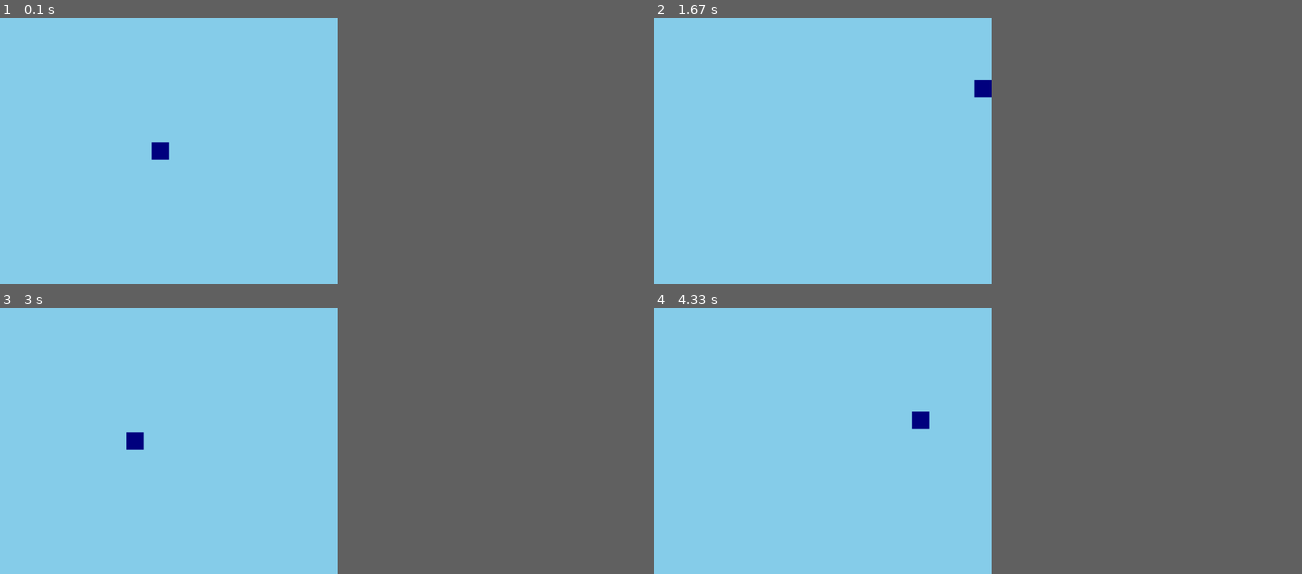
Above: before the commit, frames 1-4 (two rows, left to right).
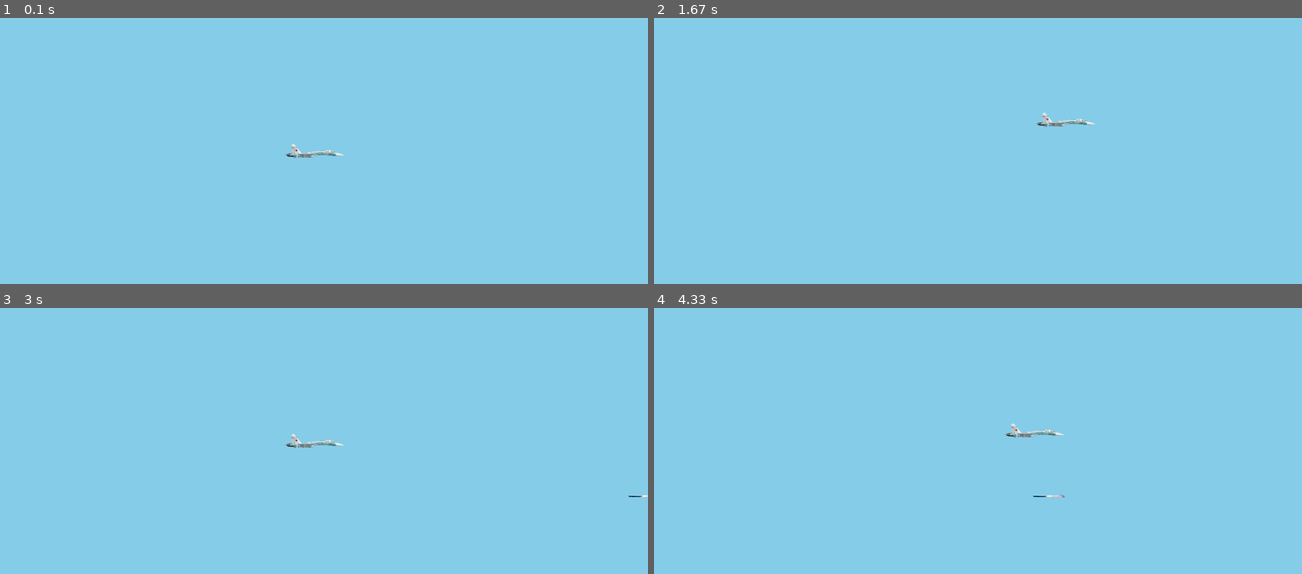
Above: after the commit, the same moments.

Repository: Fort66/Group_9_2_24_6
Game: pygame game, started from Pygame/dogfight/main.py
The game is run twice, just before and just after one commit, with the same random seed, the same clock (stepped at 60 frames per second) and the same inputs.
Inputs:
- Up to frame 1 (0.1 s): no input
- Up to frame 2 (1.67 s): hold Right 0.33-0.8 s; hold Up 0.83-1.13 s; hold Right 1.17-1.63 s
- Up to frame 3 (3 s): hold Left 1.67-2.2 s; hold Down 2.23-2.53 s; hold Left 2.57-2.97 s
- Up to frame 4 (4.33 s): hold Up 3-3.37 s; hold Right 3.4-4.03 s; hold Down from 4.07 s (still down)
In our replay, the window is 480x360 before the commit and 900x360 after it. These sizes can differ from the game's own. Grey fills any space a smaller window leaves; there, only what the larger window draws over its background counts as a difference.

The runs differ from the first frame. In frame 1, 0.4% of the frame differs, in the area x 23-54%, y 46-54%; in frame 2, 0.4%; in frame 3, 0.4%; in frame 4, 0.4%, in the area x 39-64%, y 38-72%.

Commit message:
change structure and ad classes

Diff:
--- a/Pygame/dogfight/classes/class_Enemies.py
+++ /dev/null
@@ -1,33 +0,0 @@
-from pygame import Surface
-
-from .class_Screen import Screen
-
-from random import uniform
-
-scr = Screen()
-
-class Enemies:
-    def __init__(self):
-        self.image = Surface((25, 5))
-        self.image.fill('DarkRed')
-        self.check_position()
-        self.speed = 10
-
-    def move(self):
-        if self.rect.left > - 100:
-            self.rect.move_ip(-self.speed, 0)
-        else:
-            self.check_position()
-
-
-    def check_position(self):
-        self.rect = self.image.get_rect(center=(
-            uniform(
-                scr.screen.get_width(), scr.screen.get_width() + 500),
-            uniform(0, scr.screen.get_height())
-        ))
-
-    def update(self):
-        self.move()
-        self.check_position()
-        scr.screen.blit(self.image, self.rect)
--- /dev/null
+++ b/Pygame/dogfight/classes/groups/class_AllSprites.py
@@ -0,0 +1,18 @@
+from pygame.sprite import Group
+
+
+
+class AllSprites(Group):
+    __instance = None
+
+    def __new__(cls):
+        if cls.__instance is None:
+            cls.__instance = super().__new__(cls)
+        return cls.__instance
+
+    def update(self, *args, **kwargs):
+        for sprite in sorted(self.sprites(), key=lambda sprite: sprite._layer):
+            sprite.update(*args, **kwargs)
+
+
+all_sprites = AllSprites()
--- a/Pygame/dogfight/classes/class_Game.py
+++ b/Pygame/dogfight/classes/logic/class_Game.py
@@ -1,17 +1,22 @@
 import pygame as pg
 from pygame.locals import QUIT, RESIZABLE, KEYDOWN, MOUSEBUTTONDOWN, K_ESCAPE, FULLSCREEN
 
-from .class_Screen import Screen
+from ..units.class_Screen import win
 
-from .class_Player import Player
+from ..units.class_Player import Player
+from ..units.class_Enemies import Enemies
+from ..units.class_Clouds import Clouds
+from ..groups.class_AllSprites import all_sprites
+
 
 from icecream import ic
 
 
 player = Player()
 
+enemies = [Enemies() for _ in range(15)]
+clouds = [Clouds() for _ in range(15)]
 
-scr = Screen()
 
 class Game:
     def __init__(self):
@@ -21,13 +26,13 @@
 
     def run(self):
         while self.loop:
-            scr.screen.fill('SkyBlue')
+            win.screen.fill('SkyBlue')
 
             for event in pg.event.get():
                 if event.type == QUIT or (event.type == KEYDOWN and event.key == K_ESCAPE):
                     self.loop = False
 
-            player.update()
+            all_sprites.update()
 
 
             pg.display.update()
--- /dev/null
+++ b/Pygame/dogfight/classes/units/class_Clouds.py
@@ -0,0 +1,44 @@
+from pygame.image import load
+from pygame.transform import scale_by
+from pygame.sprite import Sprite
+
+from .class_Screen import win
+from ..groups.class_AllSprites import all_sprites
+
+from random import uniform, randint, choice
+
+
+clouds_list = [
+    'images/cloud2.png',
+    'images/cloud3.png',
+    'images/cloud4.png',
+    'images/cloud5.png',
+]
+
+
+class Clouds(Sprite):
+    def __init__(self):
+        Sprite.__init__(self)
+        self.image = scale_by(load(choice(clouds_list)).convert_alpha(), .4)
+        self.generate()
+        self._layer = 2
+        self.speed = randint(1, 2)
+        all_sprites.add(self)
+
+    def move(self):
+        if self.rect.left > - 1000:
+            self.rect.move_ip(-self.speed, 0)
+        else:
+            self.generate()
+
+
+    def generate(self):
+        self.rect = self.image.get_rect(center=(
+            uniform(
+                win.screen.get_width() + 1000, win.screen.get_width() + 5000),
+            uniform(0, win.screen.get_height())
+        ))
+
+    def update(self):
+        self.move()
+        win.screen.blit(self.image, self.rect)
--- /dev/null
+++ b/Pygame/dogfight/classes/units/class_Enemies.py
@@ -0,0 +1,36 @@
+from pygame.image import load
+from pygame.transform import scale_by
+from pygame.sprite import Sprite
+
+from .class_Screen import win
+from ..groups.class_AllSprites import all_sprites
+
+from random import uniform, randint
+
+
+class Enemies(Sprite):
+    def __init__(self):
+        Sprite.__init__(self)
+        self.image = scale_by(load('images/rocket.gif').convert_alpha(), .4)
+        self.generate()
+        self._layer = 2
+        self.speed = randint(5, 10)
+        all_sprites.add(self)
+
+    def move(self):
+        if self.rect.left > - 100:
+            self.rect.move_ip(-self.speed, 0)
+        else:
+            self.generate()
+
+
+    def generate(self):
+        self.rect = self.image.get_rect(center=(
+            uniform(
+                win.screen.get_width() + 1000, win.screen.get_width() + 5000),
+            uniform(0, win.screen.get_height())
+        ))
+
+    def update(self):
+        self.move()
+        win.screen.blit(self.image, self.rect)
--- a/Pygame/dogfight/classes/class_Player.py
+++ b/Pygame/dogfight/classes/units/class_Player.py
@@ -1,20 +1,26 @@
 from pygame import Surface
 from pygame.key import get_pressed
 from pygame.locals import K_w, K_a, K_s, K_d, K_UP, K_LEFT, K_DOWN, K_RIGHT
+from pygame.image import load
+from pygame.transform import scale_by
+from pygame.sprite import Sprite
 
-from .class_Screen import Screen
+from ..groups.class_AllSprites import all_sprites
 
-scr = Screen()
+from .class_Screen import win
 
-class Player:
+
+class Player(Sprite):
     def __init__(self):
-        self.image = Surface((50, 50))
-        self.image.fill('Navy')
+        Sprite.__init__(self)
+        self.image = scale_by(load('images/su-33.png').convert_alpha(), .2)
         self.rect = self.image.get_rect(center=(
-            scr.screen.get_width() // 2,
-            scr.screen.get_height() // 2
+            win.screen.get_width() // 2,
+            win.screen.get_height() // 2
         ))
-        self.speed = 10
+        self._layer = 2
+        self.speed = 5
+        all_sprites.add(self)
 
     def move(self):
         keys = get_pressed()
@@ -34,16 +40,16 @@
         if self.rect.left <= 0:
             self.rect.left = 0
 
-        if self.rect.right >= scr.screen.get_width():
-            self.rect.right = scr.screen.get_width()
+        if self.rect.right >= win.screen.get_width():
+            self.rect.right = win.screen.get_width()
 
         if self.rect.top <= 0:
             self.rect.top = 0
 
-        if self.rect.bottom >= scr.screen.get_height():
-            self.rect.bottom = scr.screen.get_height()
+        if self.rect.bottom >= win.screen.get_height():
+            self.rect.bottom = win.screen.get_height()
 
     def update(self):
         self.move()
         self.check_position()
-        scr.screen.blit(self.image, self.rect)
+        win.screen.blit(self.image, self.rect)
--- a/Pygame/dogfight/classes/class_Screen.py
+++ b/Pygame/dogfight/classes/units/class_Screen.py
@@ -11,5 +11,9 @@
         return cls.__instance
 
     def __init__(self):
-        self.screen = set_mode([1024, 768], pg.DOUBLEBUF)
+        self.screen = set_mode([1920, 768], pg.DOUBLEBUF)
         self.caption = set_caption("My Game")
+
+
+
+win = Screen()
--- a/Pygame/dogfight/main.py
+++ b/Pygame/dogfight/main.py
@@ -1,5 +1,5 @@
 from pygame import quit
-from classes.class_Game import Game
+from classes.logic.class_Game import Game
 
 
 def main():
--- /dev/null
+++ b/Pygame/dogfight/pyproject.toml
@@ -0,0 +1,10 @@
+[project]
+name = "dogfight"
+version = "0.1.0"
+description = "Add your description here"
+readme = "README.md"
+requires-python = ">=3.13"
+dependencies = [
+    "icecream>=2.1.8",
+    "pygame>=2.6.1",
+]
Not shown, added: Pygame/dogfight/README.md
Binary file added: Pygame/dogfight/images/cloud2.png
Binary file added: Pygame/dogfight/images/cloud3.png
Binary file added: Pygame/dogfight/images/cloud4.png
Binary file added: Pygame/dogfight/images/cloud5.png
Binary file added: Pygame/dogfight/images/rocket.gif
Binary file added: Pygame/dogfight/images/rocket_explosion.gif
Binary file added: Pygame/dogfight/images/screens/game_over.jpeg
Binary file added: Pygame/dogfight/images/screens/pause.jpg
Binary file added: Pygame/dogfight/images/screens/start.jpg
Binary file added: Pygame/dogfight/images/su-33.png
Not shown, added: Pygame/dogfight/.python-version
(and 1 more such lines)
